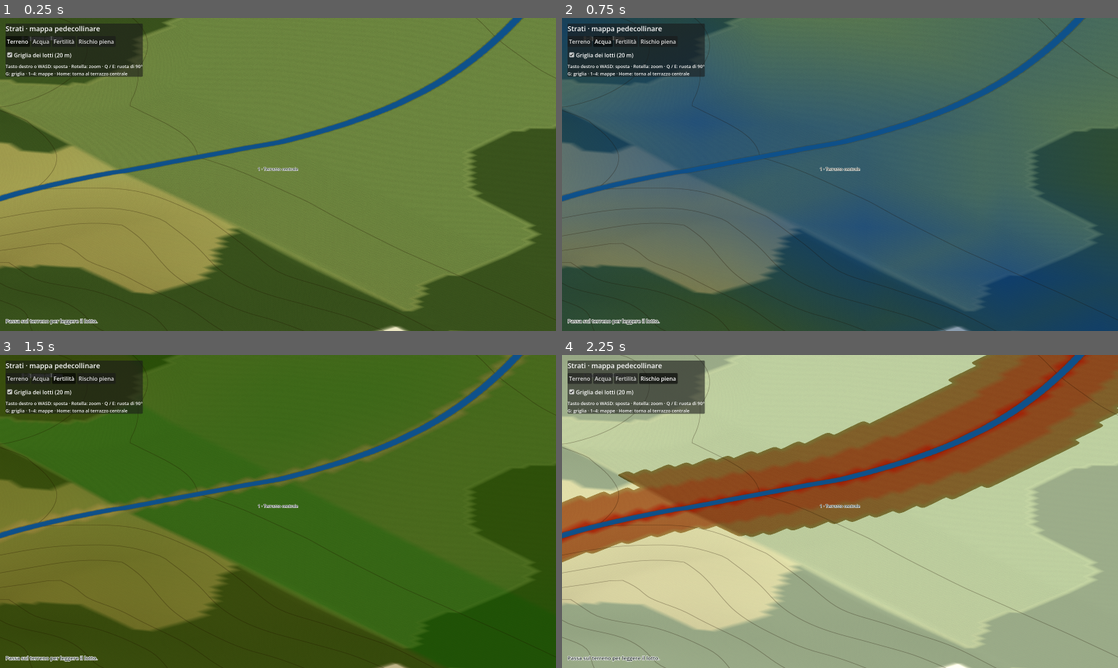
Above: before the commit, frames 1-4 (two rows, left to right).
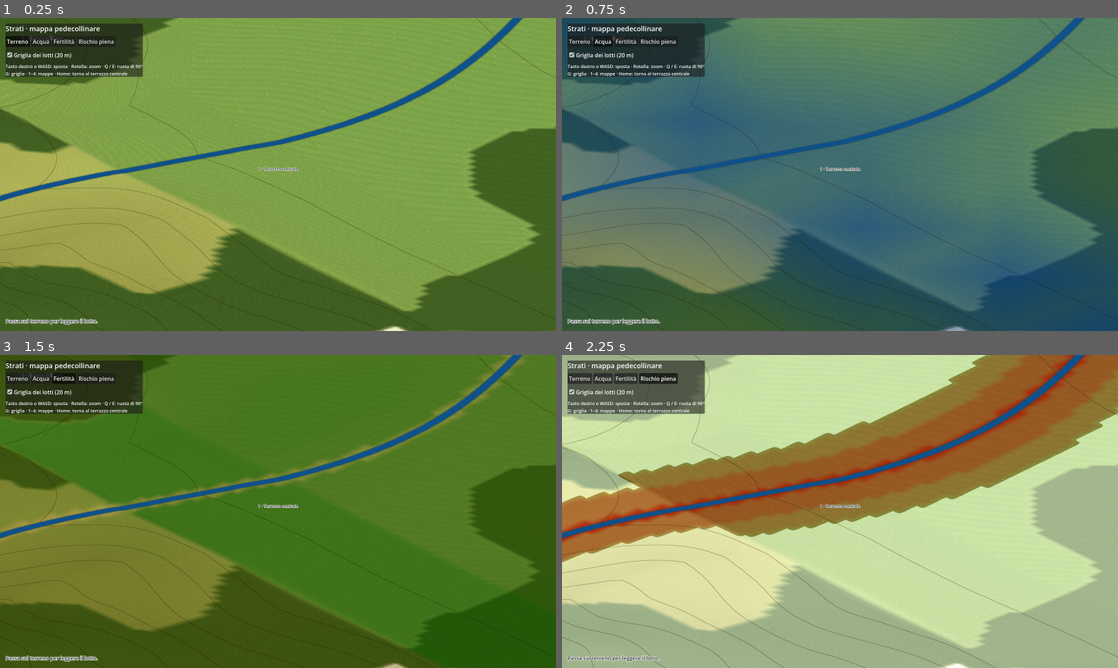
Above: after the commit, the same moments.

Repository: Elpoppius/Strati
Game: Godot game, scene res://scene/principale.tscn
The game is run twice, just before and just after one commit, with the same random seed, the same clock (stepped at 60 frames per second) and the same inputs.
Inputs:
- Up to frame 1 (0.25 s): no input
- Up to frame 2 (0.75 s): click "Acqua" at 0.5 s
- Up to frame 3 (1.5 s): click "Fertilità" at 1.25 s
- Up to frame 4 (2.25 s): click "Rischio piena" at 2 s

The runs differ from the first frame. In frame 1, 53% of the frame differs, in the area x 0-100%, y 0-100%; in frame 2, 4.6%; in frame 3, 0.5%; in frame 4, 7.0%.

Commit message:
Prova di stile, seconda versione ispirata ad Age of Empires IV: texture dipinte, occlusione nei vertici, tetti più alti, alberi più pieni
Co-Authored-By: Claude Opus 5.5 <noreply@anthropic.com>
Claude-Session: https://claude.ai/code/session_01N4eDGmuEoEcJQdC5u5KEMd

Diff:
--- /dev/null
+++ b/gioco/script/asset.gd
@@ -0,0 +1,26 @@
+class_name Asset
+extends RefCounted
+## Funzioni comuni per gli asset 3D importati da Blender.
+
+
+## Carica un asset .glb e lo prepara per il gioco. Restituisce null se il file manca.
+static func istanzia(percorso: String) -> Node3D:
+	var scena := load(percorso) as PackedScene
+	if scena == null:
+		return null
+	var nodo: Node3D = scena.instantiate()
+	prepara(nodo)
+	return nodo
+
+
+## L'occlusione ambientale è cotta nei colori dei vertici: l'importatore glTF non sempre
+## la attiva, quindi la si abilita su tutti i materiali dell'asset.
+static func prepara(nodo: Node) -> void:
+	for m in nodo.find_children("*", "MeshInstance3D", true, false):
+		var mi := m as MeshInstance3D
+		if mi.mesh == null:
+			continue
+		for i in mi.mesh.get_surface_count():
+			var mat := mi.mesh.surface_get_material(i) as BaseMaterial3D
+			if mat:
+				mat.vertex_color_use_as_albedo = true
--- a/gioco/test/foto_asset.gd
+++ b/gioco/test/foto_asset.gd
@@ -36,11 +36,9 @@
 		var cam: CameraIsometrica = _scena.cam
 		var centro := cam.bersaglio
 		for nome in DISPOSIZIONE:
-			var percorso := "%s/%s.glb" % [_cartella, nome]
-			var scena := load(percorso) as PackedScene
-			if scena == null:
+			var nodo := Asset.istanzia("%s/%s.glb" % [_cartella, nome])
+			if nodo == null:
 				continue
-			var nodo: Node3D = scena.instantiate()
 			var p: Vector3 = centro + DISPOSIZIONE[nome]
 			p.y = _scena.terreno.quota_mondo(p.x, p.z)
 			nodo.position = p
Binary file changed: gioco/asset/prove_stile/capanna_tonda.glb
Binary file changed: gioco/asset/prove_stile/capanna_tonda_argilla.png
Not shown, changed: gioco/asset/prove_stile/capanna_tonda_argilla.png.import
Binary file changed: gioco/asset/prove_stile/capanna_tonda_legno.png
Not shown, changed: gioco/asset/prove_stile/capanna_tonda_legno.png.import
Binary file changed: gioco/asset/prove_stile/capanna_tonda_paglia.png
Not shown, changed: gioco/asset/prove_stile/capanna_tonda_paglia.png.import
Binary file changed: gioco/asset/prove_stile/casa_lunga_media.glb
Binary file changed: gioco/asset/prove_stile/casa_lunga_media_argilla.png
Not shown, changed: gioco/asset/prove_stile/casa_lunga_media_argilla.png.import
Binary file changed: gioco/asset/prove_stile/casa_lunga_media_legno.png
Not shown, changed: gioco/asset/prove_stile/casa_lunga_media_legno.png.import
(and 36 more such lines)
